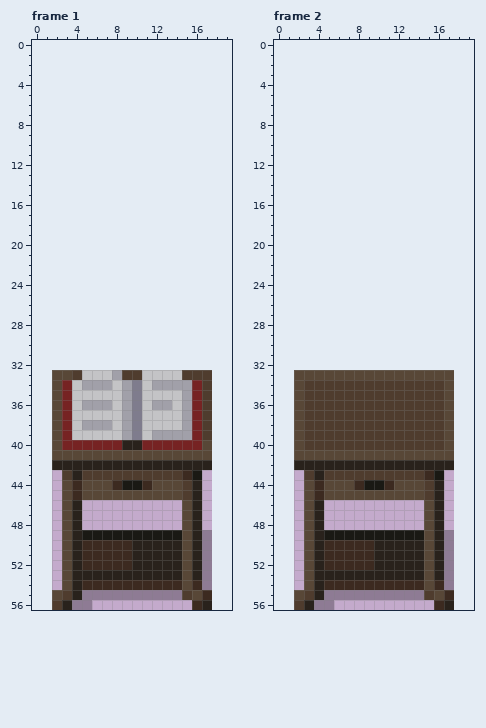
A pixel-art file gets an edit: art/book-cabinet.aseprite. That is the earlier state.
16x24 pixels, 2 frames. Colours within 5 levels of each other are drawn and written as one. Shown: frame 1, frame 2. The old version is drawn lined up with the new one, on the new canvas.
After the commit:
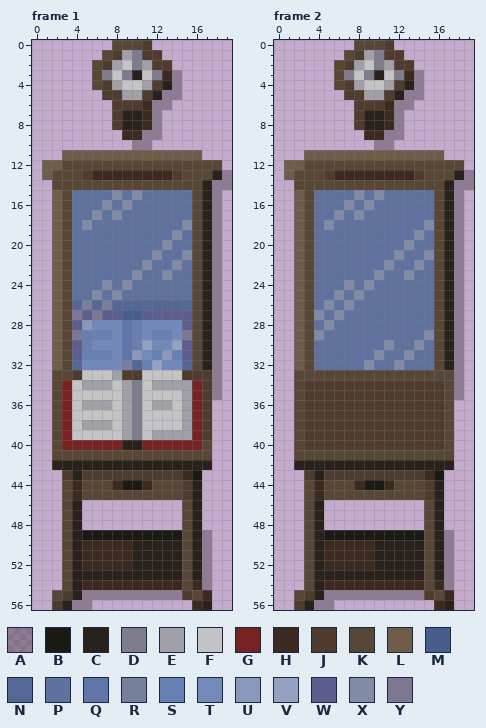
Palette (. is transparent): A #00000046  B #1a1914  C #29221c  D #7f7c8d  E #a1a0a9  F #c4c4c6  G #762323  H #3c2a20  J #4f3c2e  K #584737  L #6f5d4c  M #475d8d  N #546795  P #5f719e  Q #5f75ac  R #76809a  S #687fb4  T #7289bc  U #8a98ba  V #93a2c2  W #5d5d8f  X #828ba6  Y #7e7695
The commit says: Add mirror and clock to BookCabinet
From old to new:
canvas 16x24 -> 20x57, the old top-left corner now at 2,33
--- frame 1
@@ x 0..19 @@
- 0 ....................
- 1 ....................
- 2 ....................
- 3 ....................
- 4 ....................
- 5 ....................
- 6 ....................
- 7 ....................
- 8 ....................
- 9 ....................
-10 ....................
-11 ....................
-12 ....................
-13 ....................
-14 ....................
-15 ....................
-16 ....................
-17 ....................
-18 ....................
-19 ....................
-20 ....................
-21 ....................
-22 ....................
-23 ....................
-24 ....................
-25 ....................
-26 ....................
-27 ....................
-28 ....................
-29 ....................
-30 ....................
-31 ....................
-32 ....................
-33 ..KKJFFFEJJFFFFJJJ..
-34 ..KGFEEEFEDFEEEEGJ..
-35 ..KGFFFFFEDFFFFEGJ..
+ 0 ........KKKJ........
+ 1 .......KJEDJJ.......
+ 2 ......KJEFDEJJ......
+ 3 ......KDFDCFDHA.....
+ 4 ......KJEFFEJCA.....
+ 5 .......JJEEJCAA.....
+ 6 ........JJJHAA......
+ 7 ........JCCHA.......
+ 8 ........JCCHA.......
+ 9 .........HHAA.......
+10 ..........AA........
+11 ...LLLLLLLLLLLLLL...
+12 .LLKKKKKKKKKKKKKKKK.
+13 .LKKKJHHHHHHHHJKKKCA
+14 ..KKKKKKKKKKKKKKKCAA
+15 ..LKPPPPXPXPPPPPKCA.
+16 ..LKPPPXPXPPPPPPKCA.
+17 ..LKPPXPXPPPPPPPKCA.
+18 ..LKPXPPPPPPPPPXKCA.
+19 ..LKPPPPPPPPPPXPKCA.
+20 ..LKPPPPPPPPPXPPKCA.
+21 ..LKPPPPPPPPXPPXKCA.
+22 ..LKPPPPPPPXPPXPKCA.
+23 ..LKPPPPPPXPPXPPKCA.
+24 ..LKPPPXPXPPPPPPKCA.
+25 ..LKPPXPXPPPPPPPKCA.
+26 ..LKNRNRNNNNNNNNKCA.
+27 ..LKYWYWWMMWWWWWKCA.
+28 ..LKWUTTTQSTTTTWKCA.
+29 ..LKYSSSTQSTSSTYKCA.
+30 ..LKWSTTTQSVTTVWKCA.
+31 ..LKWSSSTQUTSUSWKCA.
+32 ..LKNTTTTRNSVTTNKCA.
+33 ..KKJFFFEJJFFFFJJJA.
+34 ..KGFEEEFEDFEEEEGJA.
+35 ..KGFFFFFEDFFFFEGJA.
 36 ..KGFEEEFEDFEEFEGJ..
--- frame 2
@@ x 0..19 @@
- 0 ....................
- 1 ....................
- 2 ....................
- 3 ....................
- 4 ....................
- 5 ....................
- 6 ....................
- 7 ....................
- 8 ....................
- 9 ....................
-10 ....................
-11 ....................
-12 ....................
-13 ....................
-14 ....................
-15 ....................
-16 ....................
-17 ....................
-18 ....................
-19 ....................
-20 ....................
-21 ....................
-22 ....................
-23 ....................
-24 ....................
-25 ....................
-26 ....................
-27 ....................
-28 ....................
-29 ....................
-30 ....................
-31 ....................
-32 ....................
-33 ..KKKKKKKKKKKKKKKK..
-34 ..KJJJJJJJJJJJJJJK..
-35 ..KJJJJJJJJJJJJJJK..
+ 0 ........KKKJ........
+ 1 .......KJEDJJ.......
+ 2 ......KJEFDEJJ......
+ 3 ......KDFDCFDHA.....
+ 4 ......KJEFFEJCA.....
+ 5 .......JJEEJCAA.....
+ 6 ........JJJHAA......
+ 7 ........JCCHA.......
+ 8 ........JCCHA.......
+ 9 .........HHAA.......
+10 ..........AA........
+11 ...LLLLLLLLLLLLLL...
+12 .LLKKKKKKKKKKKKKKKK.
+13 .LKKKJHHHHHHHHJKKKCA
+14 ..KKKKKKKKKKKKKKKCAA
+15 ..LKPPPPXPXPPPPPKCA.
+16 ..LKPPPXPXPPPPPPKCA.
+17 ..LKPPXPXPPPPPPPKCA.
+18 ..LKPXPPPPPPPPPXKCA.
+19 ..LKPPPPPPPPPPXPKCA.
+20 ..LKPPPPPPPPPXPPKCA.
+21 ..LKPPPPPPPPXPPXKCA.
+22 ..LKPPPPPPPXPPXPKCA.
+23 ..LKPPPPPPXPPXPPKCA.
+24 ..LKPPPXPXPPPPPPKCA.
+25 ..LKPPXPXPPPPPPPKCA.
+26 ..LKPXPXPPPPPPPPKCA.
+27 ..LKXPXPPPPPPPPPKCA.
+28 ..LKPXPPPPPPPPPPKCA.
+29 ..LKXPPPPPPPPPPXKCA.
+30 ..LKPPPPPPPXPPXPKCA.
+31 ..LKPPPPPPXPPXPPKCA.
+32 ..LKPPPPPXPPXPPPKCA.
+33 ..KKKKKKKKKKKKKKKKA.
+34 ..KJJJJJJJJJJJJJJKA.
+35 ..KJJJJJJJJJJJJJJKA.
 36 ..KJJJJJJJJJJJJJJK..
